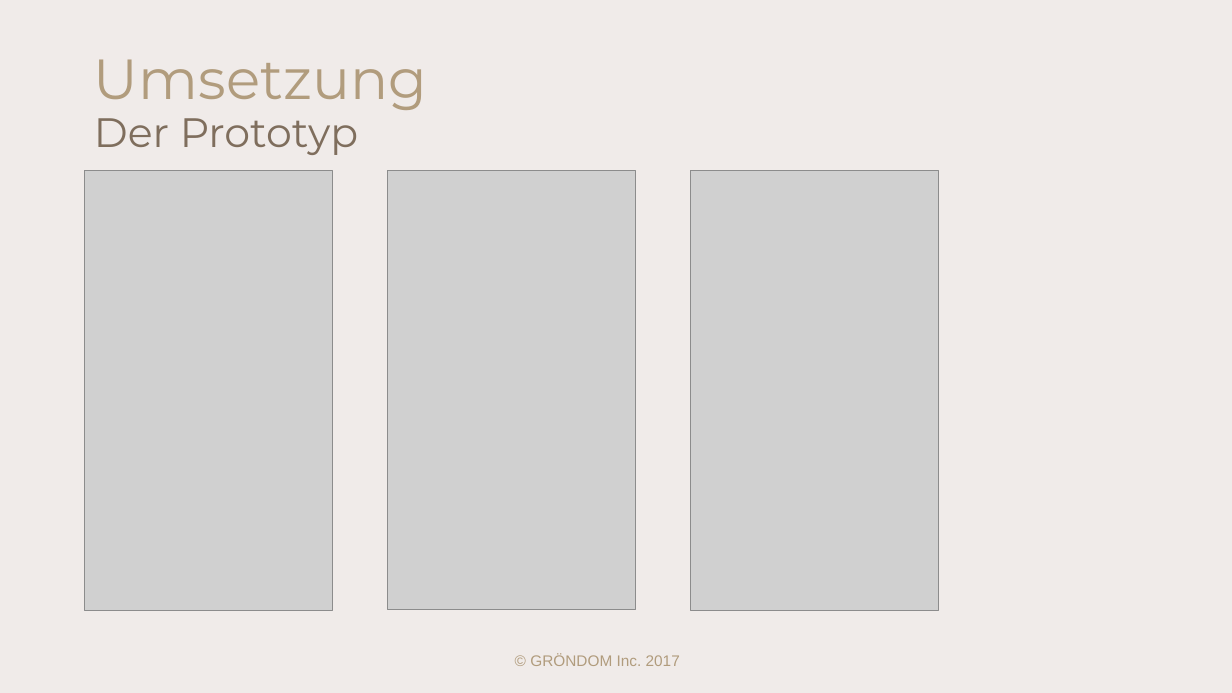
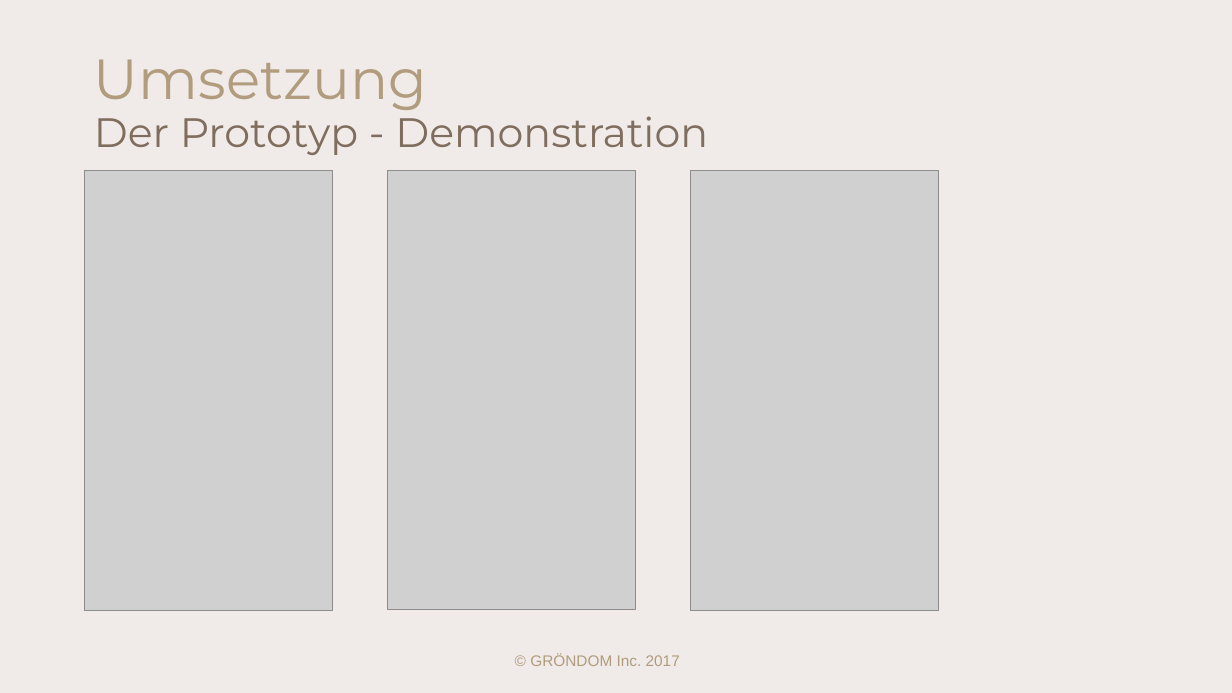
Before and after one commit to GAEBE2/GR-NDOM, a slide deck: slide 17 of documentation/specifications/GRÖNDOM_Präsentation.pptx (slide 15 before the commit). Drawn at 1232x693 pixels with LibreOffice and Linux fonts; fonts in the diff are those of the drawing; grey boxes stand for pictures. Boxes give left, top, right and bottom in pixels: in the first picture for what was removed or moved away, otherwise in the second. Text is boxed around its words. In the diff, an @@ line names an element or a change of style, - is before the commit and + after.

```diff
--- a/documentation/specifications/GRÖNDOM_Präsentation.pptx
+++ b/documentation/specifications/GRÖNDOM_Präsentation.pptx
@@ title at (94,59,708,155): text changed @@
-Umsetzung
-Der Prototyp
+Umsetzung
+Der Prototyp - Demonstration
```
Also in this commit, not shown: 1 other slide changed, 2 slides added, 1 other file.
